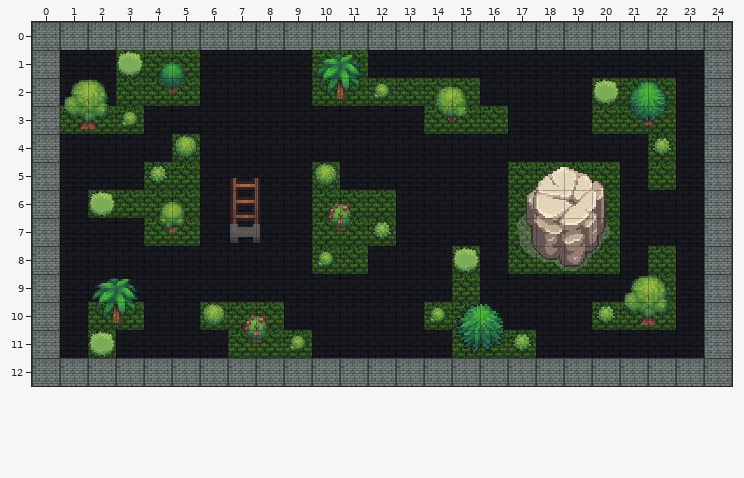
A Tiled map gets an edit: webgame/public/assets/maps/rooms/boss_room/boss_room.tmx. Above, as it was before the edit.
Cells are 32x32 px. Shown: x 0..24, y 0..12.
And afterwards:
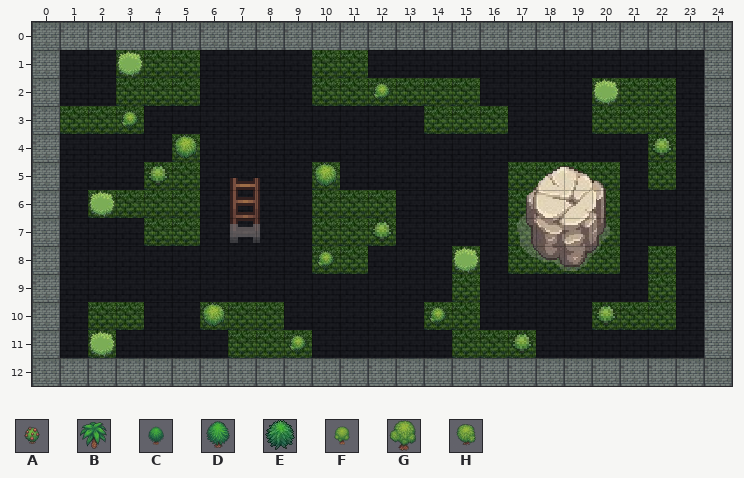
Key: from "trees": A 20 "Fruit_tree3", B 22 "Palm_tree2_2", C 24 "Christmas_tree1", D 25 "Christmas_tree2", E 26 "Christmas_tree3", F 27 "Tree1", G 28 "Tree2", H 29 "Tree3".
Objects are placed by their top-left corner, in cells (3,4 is the top-left corner of cell 3,4); size is 1x1 cell unless given.
Changes in this commit:
{"where": "layer \"objects\""}
{"was": "C \"tree10\" at 4,1 size 2x2"}
{"was": "B \"tree6\" at 10,1 size 2x2"}
{"was": "G \"tree11\" at 1,2 size 2x2"}
{"was": "H \"tree8\" at 14,2 size 2x2"}
{"was": "D \"tree7\" at 21,2 size 2x2"}
{"was": "A \"tree9\" at 10,6 size 2x2"}
{"was": "F \"tree3\" at 4,6 size 2x2"}
{"was": "B \"tree2\" at 2,9 size 2x2"}
{"was": "G \"tree1\" at 21,9 size 2x2"}
{"was": "E \"tree5\" at 15,10 size 2x2"}
{"was": "A \"tree4\" at 7,10 size 2x2"}
